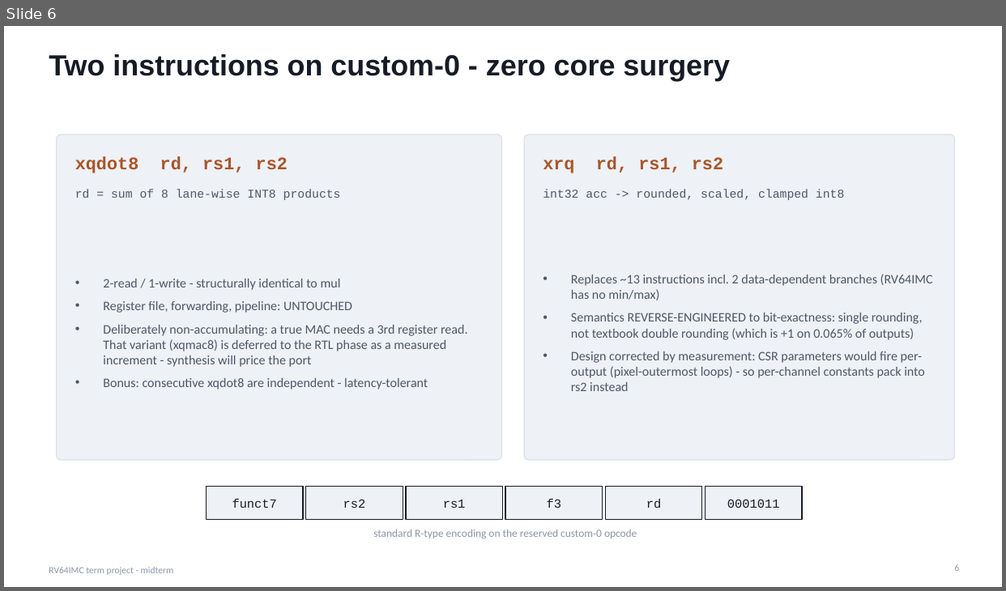
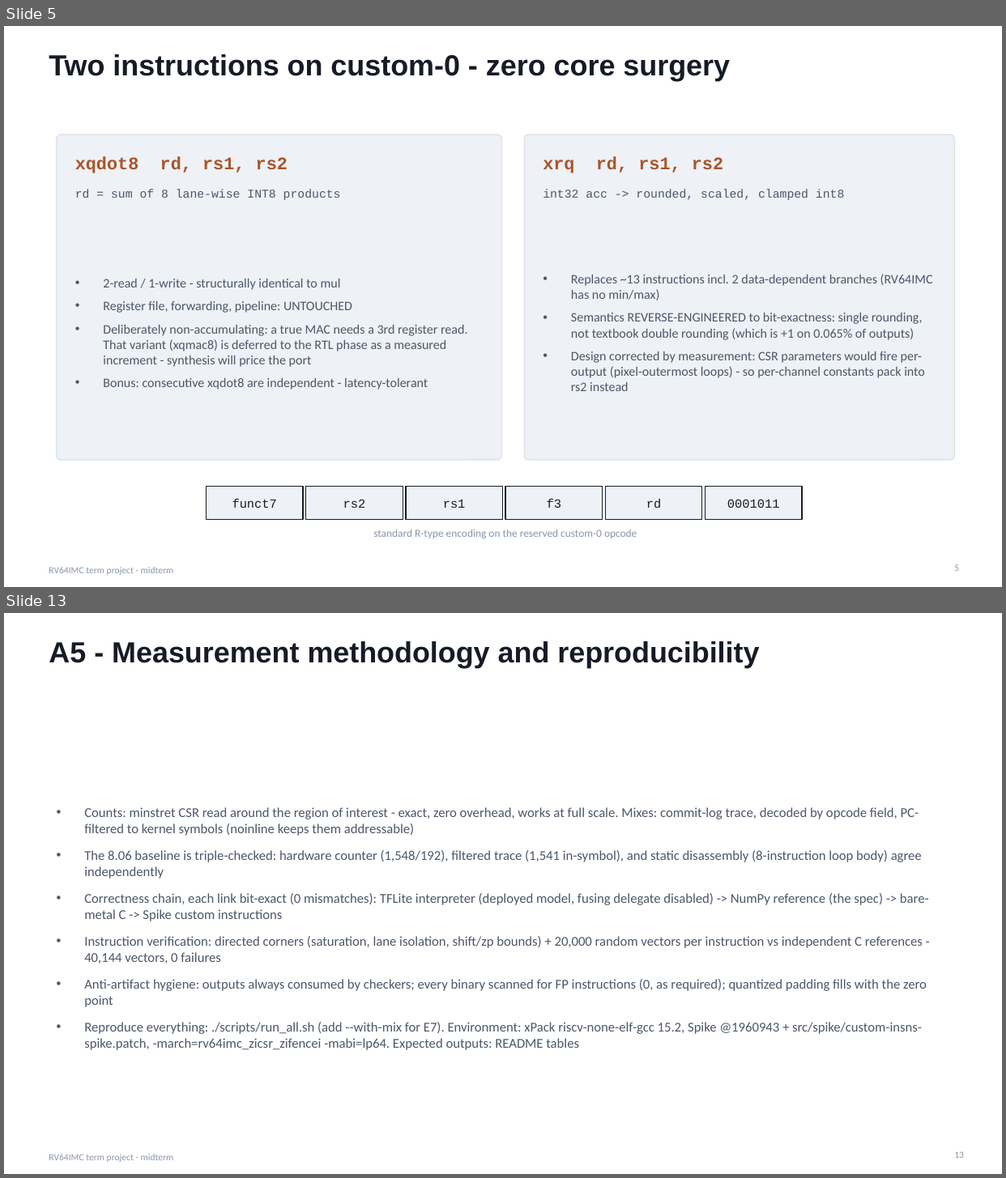
Before and after one commit to ido-flow/rv64-qnn, a slide deck: docs/slides/rv64_midterm_slides.pptx. Shown one above the other, each under a label of ours: slide 6 before the commit, slides 5 and 13 after it; the slides between them are not shown. The pictures are 1006x591 and 1006x1178 pixels, drawn with LibreOffice and Linux fonts; fonts in the diff are those of the drawing. Boxes give left, top, right and bottom in pixels: in the first picture for what was removed or moved away, otherwise in the second. Text is boxed around its words. In the diff, an @@ line names an element or a change of style, - is before the commit and + after.

```diff
--- a/docs/slides/rv64_midterm_slides.pptx
+++ b/docs/slides/rv64_midterm_slides.pptx
@@ slide 13 added at [4,613,1002,1174], background #FFFFFF; not listed: 1 template element that a slide beside it also shows @@
@@ title added at [49,641,759,668], 28 pt, text #161B26, bold @@
+A5 - Measurement methodology and reproducibility
@@ text added at [84,807,929,1050], 13 pt, text #4C5769 @@
+• Counts: minstret CSR read around the region of interest - exact, zero overhead, works at full scale. Mixes: commit-log trace, decoded by opcode field, PC-filtered to kernel symbols (noinline keeps them addressable)
+• The 8.06 baseline is triple-checked: hardware counter (1,548/192), filtered trace (1,541 in-symbol), and static disassembly (8-instruction loop body) agree independently
+• Correctness chain, each link bit-exact (0 mismatches): TFLite interpreter (deployed model, fusing delegate disabled) -> NumPy reference (the spec) -> bare-metal C -> Spike custom instructions
+• Instruction verification: directed corners (saturation, lane isolation, shift/zp bounds) + 20,000 random vectors per instruction vs independent C references - 40,144 vectors, 0 failures
+• Anti-artifact hygiene: outputs always consumed by checkers; every binary scanned for FP instructions (0, as required); quantized padding fills with the zero point
+• Reproduce everything: ./scripts/run_all.sh (add --with-mix for E7). Environment: xPack riscv-none-elf-gcc 15.2, Spike @1960943 + src/spike/custom-insns-spike.patch, -march=rv64imc_zicsr_zifencei -mabi=lp64. Expected outputs: README tables
@@ page number added at [954,1152,964,1158], 9 pt, text #8B96A8 @@
+13
@@ what was slide 6 is now slide 5 @@
@@ page number at [954,565,959,571]: text changed @@
-6
+5
```
Also in this commit, not shown: 5 slides changed, 4 other slides added, 2 slides removed, 7 other files.
